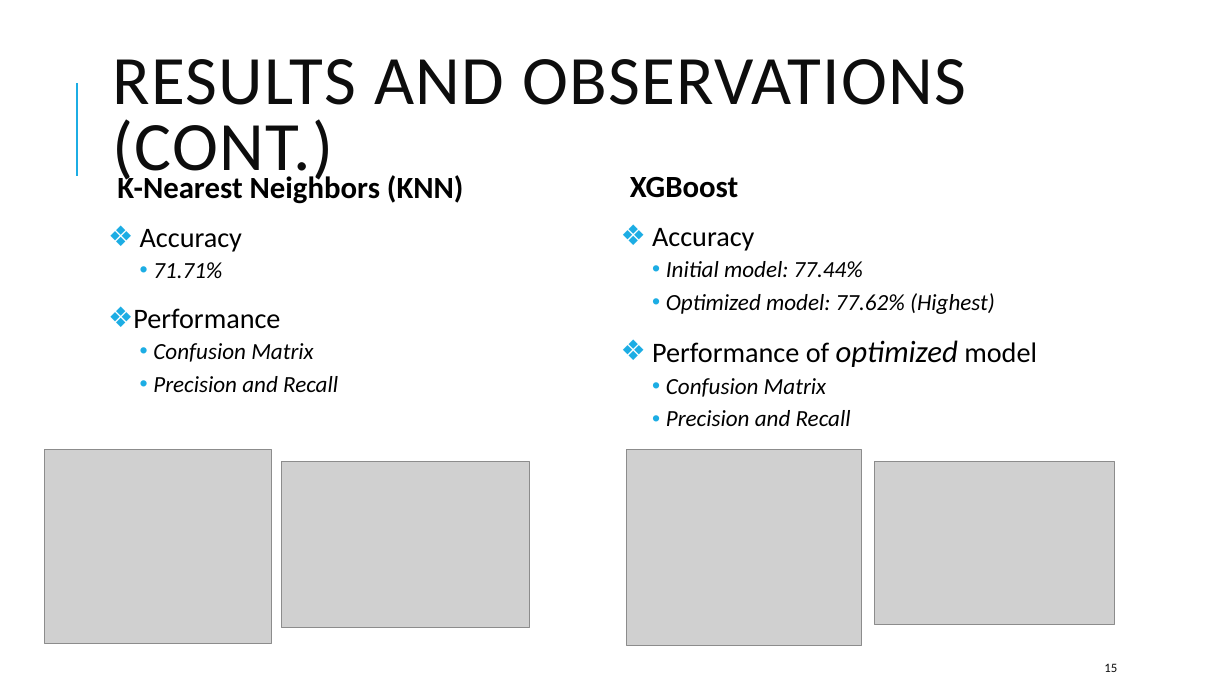
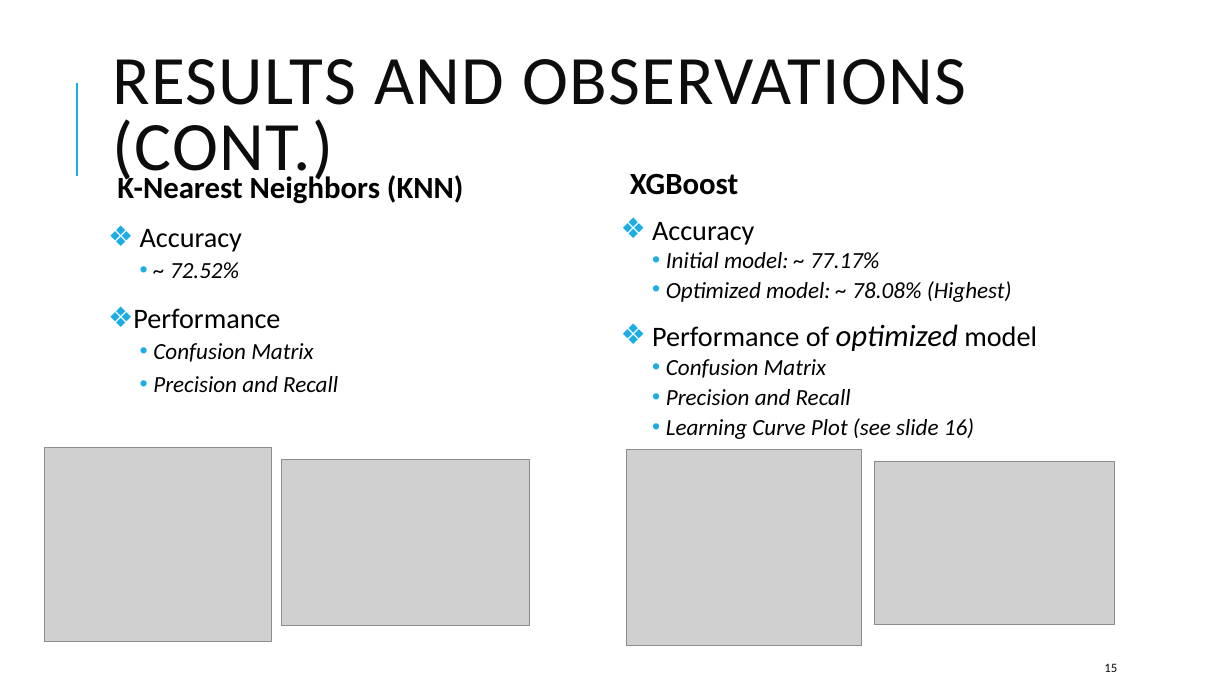
Before and after one commit to Lindsager/Spotify_hit_song_prediction, a slide deck: slide 15 of Apply ML to Music Streaming Data.pptx. Drawn at 1232x693 pixels with LibreOffice and Linux fonts; fonts in the diff are those of the drawing; grey boxes stand for pictures. Boxes give left, top, right and bottom in pixels: in the first picture for what was removed or moved away, otherwise in the second. Text is boxed around its words. In the diff, an @@ line names an element or a change of style, - is before the commit and + after.

```diff
--- a/Apply ML to Music Streaming Data.pptx
+++ b/Apply ML to Music Streaming Data.pptx
@@ text at box(630, 173, 1037, 405): line spacing 0.9 to 0.8 @@
@@ text at box(170, 262, 239, 278): text changed @@
-    • 71.71%
+    • ~ 72.52%
@@ text at box(666, 252, 1012, 302): text changed @@
-    • Initial model: 77.44%
-    • Optimized model: 77.62% (Highest)
+    • Initial model: ~ 77.17%
+    • Optimized model: ~ 78.08% (Highest)
@@ text at box(666, 418, 974, 439): paragraph added @@
+    • Learning Curve Plot (see slide 16)
```
Also in this commit, not shown: 2 other slides changed, 1 slide added.
